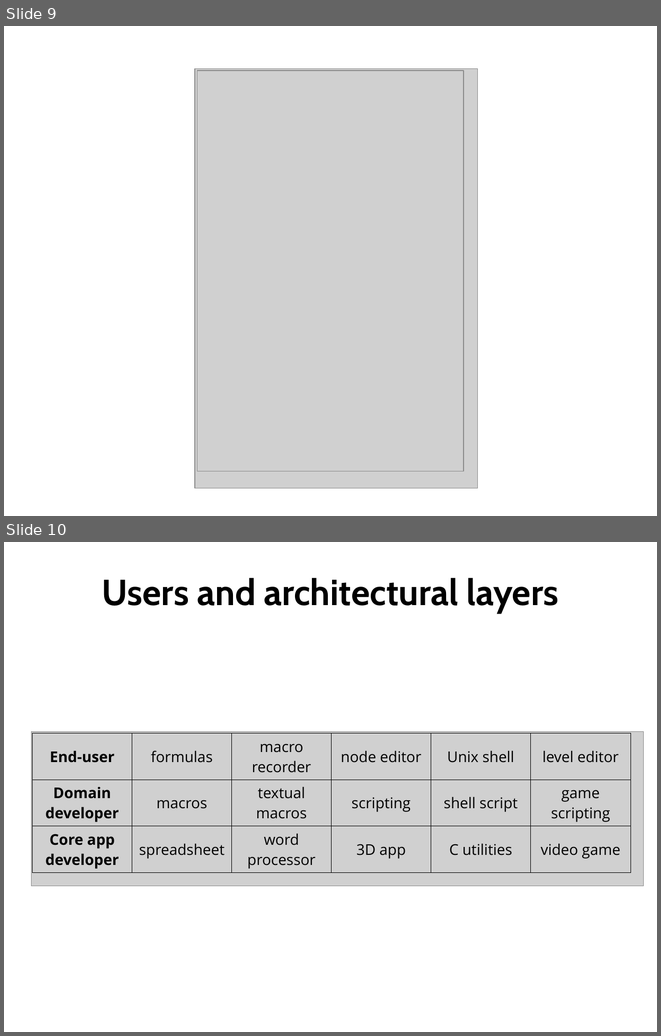
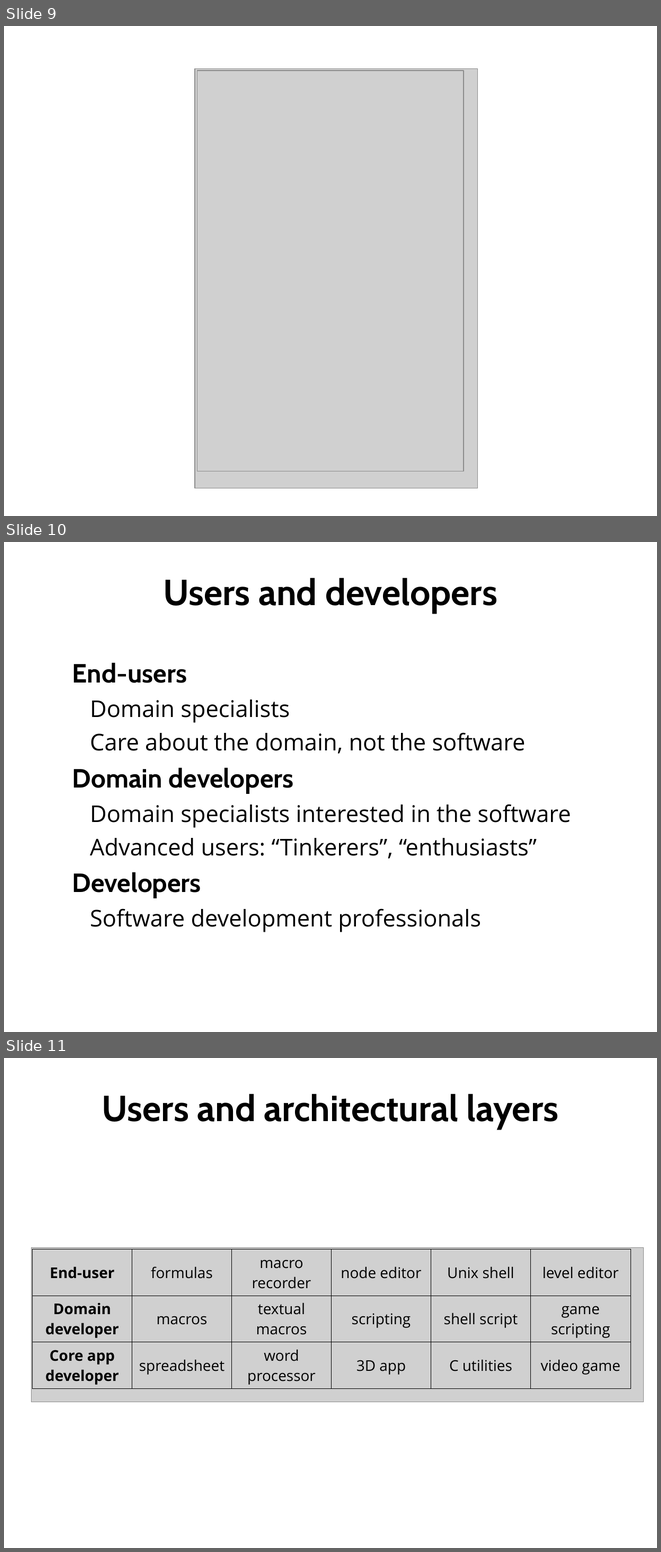
Before and after one commit to hishamhm/thesis, a slide deck: presentation/presentation.odp. Shown one above the other, each under a label of ours: slides 9 and 10 before the commit, slides 9, 10 and 11 after it. The pictures are 661x1036 and 661x1552 pixels, drawn with LibreOffice and Linux fonts; fonts in the diff are those of the drawing; grey boxes stand for pictures. Boxes give left, top, right and bottom in pixels: in the first picture for what was removed or moved away, otherwise in the second. Text is boxed around its words. In the diff, an @@ line names an element or a change of style, - is before the commit and + after.

```diff
--- a/presentation/presentation.odp
+++ b/presentation/presentation.odp
@@ slide 10 added at [4,542,657,1032], background #FFFFFF @@
@@ title added at [163,578,497,613], 44 pt, text #000000, bold @@
+Users and developers
@@ text added at [72,662,571,932], 28 pt, text #000000 @@
+End-users
+  Domain specialists
+  Care about the domain, not the software
+Domain developers
+  Domain specialists interested in the software
+  Advanced users: “Tinkerers”, “enthusiasts”
+Developers
+  Software development professionals
@@ what was slide 10 is now slide 11 @@
```
Also in this commit, not shown: 2 slides changed, 5 other slides added, 7 slides removed, 1 other file.
